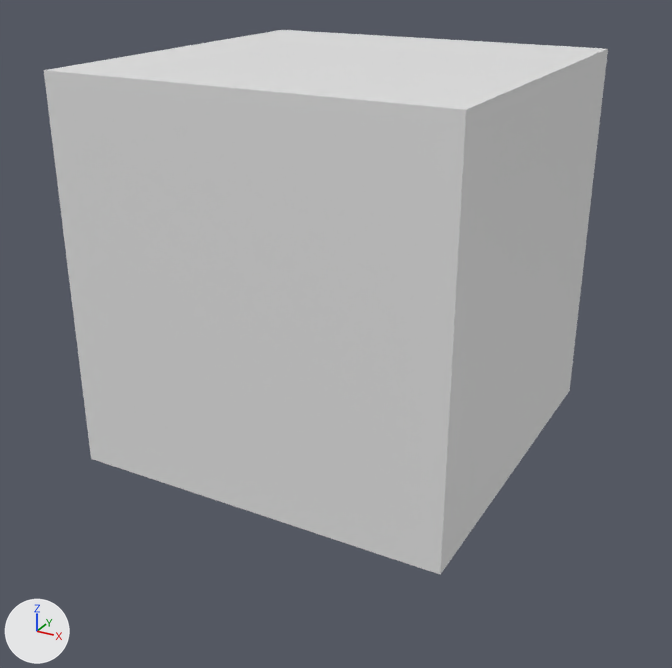
One commit to the FBX model TheDen/TheDen/Content/LevelDesign/Meshes/Modular/Cube.FBX: the scene before it, then after it.
One viewpoint serves both versions: a 50 mm lens placed at (139.0, -270.0, 184.0), pointed at (-9.0, -1.0, 50.0). Lighting does not change. The marker at lower left points along +X, +Y and +Z.
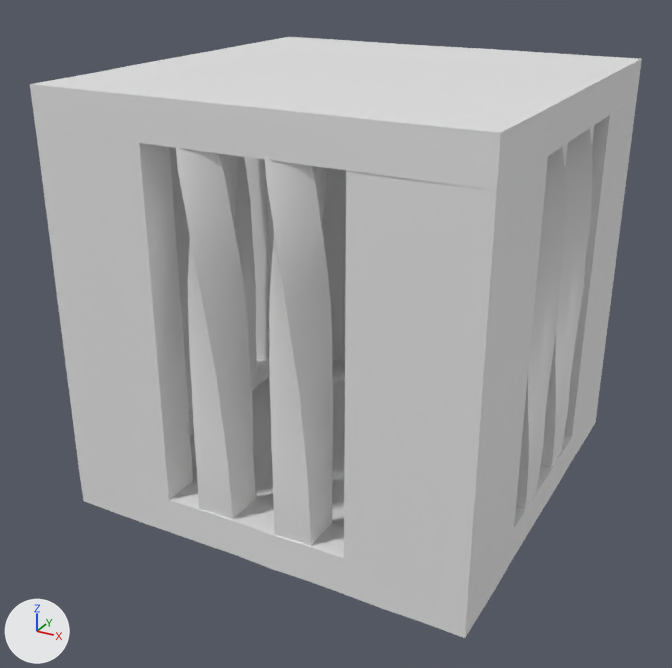
The change, as a list of edits to the scene's bpy script:
```text
Change me_mesh:
    used by ob_box009; location = (-17.1, 22.7, 0.0); scale = (1.42, 1.42, 1.42)
    remove me_mesh.from_pydata(...)  # 8 vertices, 12 faces; spans x -50.0..50.0, y -50.0..50.0, z 0.0..100.0
    add me_mesh.from_pydata(...)  # 7488 vertices, 14936 faces; spans x -51.5..51.5, y -51.5..51.5, z -0.1..100.6
    me_mesh part 1: a new loose piece of 728 vertices spanning x -16.4..-3.6, y -51.5..-38.7, z 5.0..95.0
    me_mesh part 2: a new loose piece of 728 vertices spanning x 3.6..16.4, y -51.5..-38.7, z 5.0..95.0
    me_mesh part 3: a new loose piece of 728 vertices spanning x -51.5..-38.7, y 3.6..16.4, z 5.0..95.0
    me_mesh part 4: a new loose piece of 728 vertices spanning x -51.5..-38.7, y -16.4..-3.6, z 5.0..95.0
    me_mesh part 5: a new loose piece of 728 vertices spanning x 38.7..51.5, y -16.4..-3.6, z 5.0..95.0
    me_mesh part 6: a new loose piece of 728 vertices spanning x 38.7..51.5, y 3.6..16.4, z 5.0..95.0
    me_mesh part 7: 1656 vertices added at x -50.1..50.1, y -50.1..50.1, z -0.1..100.6
Change ob_box009:
    ob_box009.location: (-17.1, 22.7, 0.0) -> (0.0, 0.0, 142.2)
    ob_box009.rotation_euler: (0.0, 0.0, 0.0) -> (0.0, 3.142, 0.0)  # degrees (0, 0, 0) -> degrees (0, 180, 0)
```

Boxes [x1, y1, x2, y2] around the edits, measured in the pictures (672 x 668 px):
'Box009', reshaped, moved, turned: before [44, 30, 608, 575]; after [30, 37, 642, 638]
part 1 of me_mesh, added: after [265, 155, 333, 546]
part 2 of me_mesh, added: after [176, 146, 256, 519]
part 3 of me_mesh, added: after [541, 124, 594, 467]
part 4 of me_mesh, added: after [516, 143, 568, 509]
part 5 of me_mesh, added: after [169, 147, 193, 414]
part 6 of me_mesh, added: after [235, 156, 258, 390]
part 7 of me_mesh, added: after [30, 37, 642, 638]
